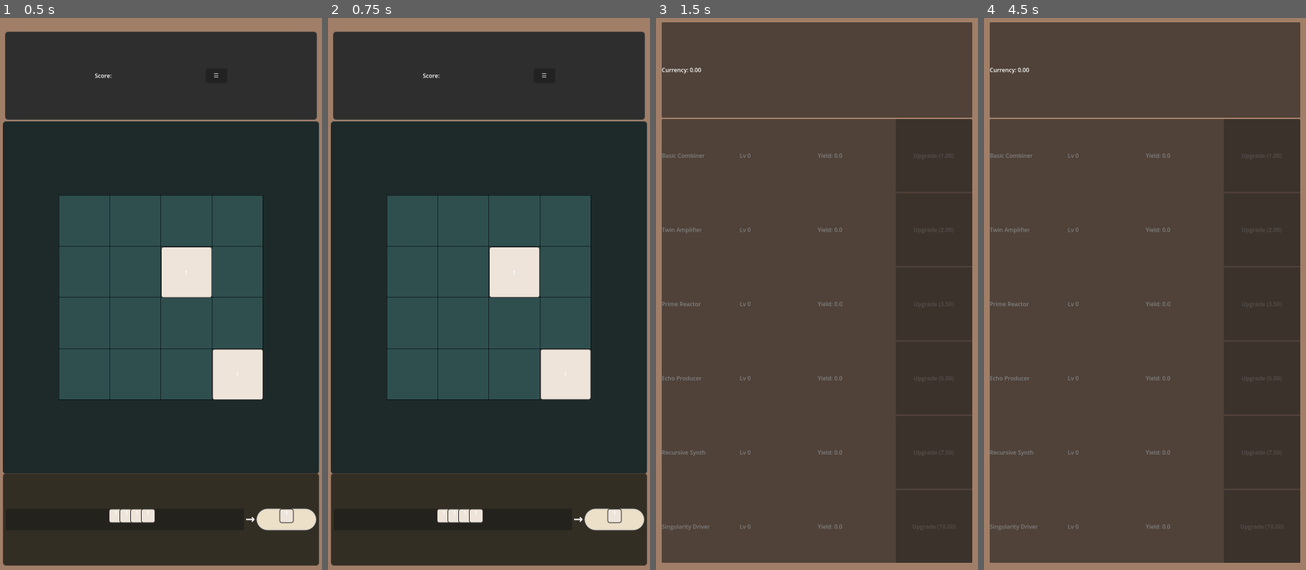
Above: before the commit, frames 1-4 (left to right).
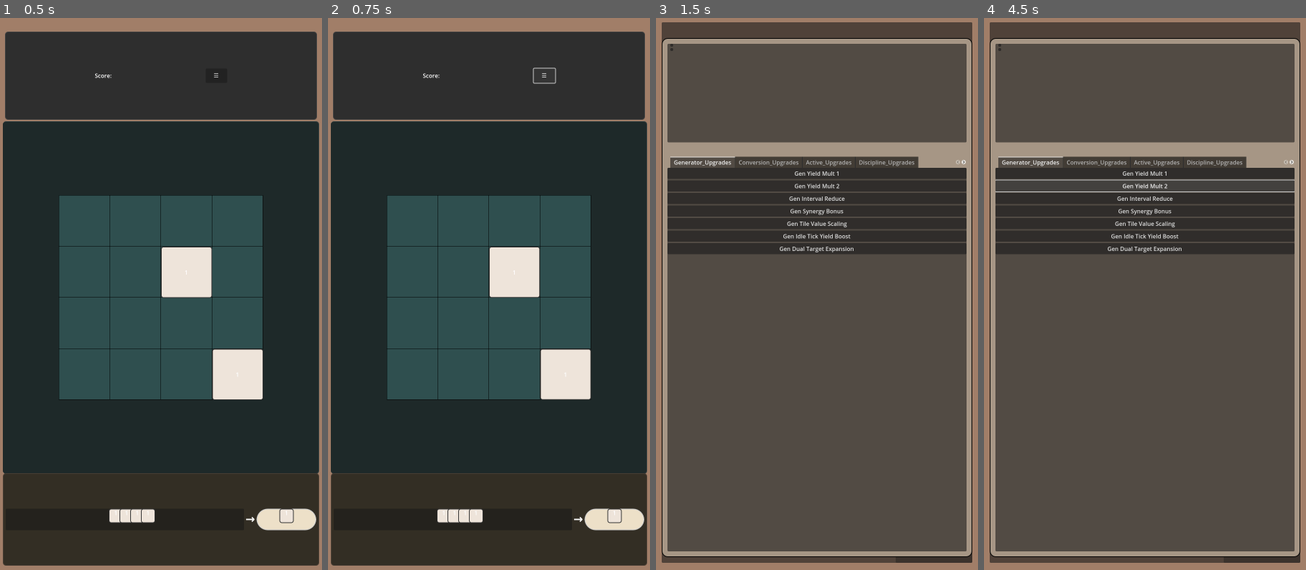
Above: after the commit, the same moments.

Repository: Griffinhale/2048_incremental_v.0.1
Game: Godot game, scene res://GameBoard.tscn
The game is run twice, just before and just after one commit, with the same random seed, the same clock (stepped at 60 frames per second) and the same inputs. The project has no main scene, so this scene is started directly.
Inputs (mouse positions are in pixels of both pictures, inside the frame that each line leads up to):
- Up to frame 1 (0.5 s): no input
- Up to frame 2 (0.75 s): click "☰" at 0.5 s
- Up to frame 3 (1.5 s): tap Enter at 1.25 s; hold W (show_upgrades, bound only after the commit) from 1.28 s (still down); hold Q (swap_screen) from 1.28 s (still down)
- Up to frame 4 (4.5 s): release W (show_upgrades, bound only after the commit) at 2 s; release Q (swap_screen) at 2 s; click (1000, 45) at 2.02 s; click (1000, 51) at 2.77 s; click (1145, 172) at 3.5 s, where only the run after the commit has a clickable "Gen Yield Mult 1"; click (1145, 183) at 4.25 s, where only the run after the commit has a clickable "Gen Yield Mult 2"

Frame 1 is identical in both runs. In frame 2, less than 0.1% of the frame differs, in the area x 63-71%, y 8-12%; in frame 3, 31%, in the area x 1-99%, y 3-98%; in frame 4, 30%.

Commit message:
before re-organizing directory

Diff:
--- a/GameBoard.tscn
+++ b/GameBoard.tscn
@@ -1,9 +1,10 @@
-[gd_scene load_steps=11 format=3 uid="uid://bw04bwuopdtai"]
+[gd_scene load_steps=12 format=3 uid="uid://bw04bwuopdtai"]
 
 [ext_resource type="Script" uid="uid://d0ww83e0cjjbr" path="res://game_ui_manager.gd" id="1_3fmbn"]
 [ext_resource type="Script" uid="uid://ddhocvt6e08ll" path="res://board_canvas.gd" id="2_ocn0r"]
 [ext_resource type="Script" uid="uid://bi8itfklc4565" path="res://queue_display.gd" id="3_3fmbn"]
 [ext_resource type="PackedScene" uid="uid://cy5jlc4dsmjkb" path="res://GeneratorPanel.tscn" id="4_3fmbn"]
+[ext_resource type="PackedScene" uid="uid://c2u2vsqack1g3" path="res://UpgradesPanel.tscn" id="5_p1wqh"]
 
 [sub_resource type="StyleBoxFlat" id="StyleBoxFlat_ocn0r"]
 bg_color = Color(0.737255, 0.556863, 0.443137, 0.752941)
@@ -300,20 +301,21 @@
 layout_mode = 2
 
 [node name="UpgradesMargins" type="MarginContainer" parent="."]
+visible = false
 layout_mode = 1
 anchors_preset = 15
 anchor_right = 1.0
 anchor_bottom = 1.0
 grow_horizontal = 2
 grow_vertical = 2
-
-[node name="MarginContainer" type="MarginContainer" parent="."]
-layout_mode = 1
-anchors_preset = 15
-anchor_right = 1.0
-anchor_bottom = 1.0
-grow_horizontal = 2
-grow_vertical = 2
+theme_override_constants/margin_left = 32
+theme_override_constants/margin_top = 92
+theme_override_constants/margin_right = 32
+theme_override_constants/margin_bottom = 92
+
+[node name="UpgradesPanel" parent="UpgradesMargins" instance=ExtResource("5_p1wqh")]
+visible = false
+layout_mode = 2
 
 [connection signal="game_over" from="GameMargins/GameBoard/BoardPanel/BoardContainer/BoardCanvas" to="ScreenManager" method="_on_board_canvas_game_over"]
 [connection signal="visibility_changed" from="IdleMargins/GeneratorPanel" to="IdleMargins/GeneratorPanel" method="_on_visibility_changed"]
--- /dev/null
+++ b/UpgradeButton.tscn
@@ -0,0 +1,10 @@
+[gd_scene format=3 uid="uid://bc3qdqk8c3wus"]
+
+[node name="UpgradeButton" type="Button"]
+offset_right = 8.0
+offset_bottom = 8.0
+
+[node name="UpgradeLabel" type="Label" parent="."]
+layout_mode = 0
+offset_right = 40.0
+offset_bottom = 23.0
--- a/UpgradesPanel.tscn
+++ b/UpgradesPanel.tscn
@@ -1,4 +1,22 @@
-[gd_scene format=3 uid="uid://c2u2vsqack1g3"]
+[gd_scene load_steps=3 format=3 uid="uid://c2u2vsqack1g3"]
+
+[ext_resource type="Script" uid="uid://dvuws0vs17ke1" path="res://upgrades_panel.gd" id="1_b04e6"]
+
+[sub_resource type="StyleBoxFlat" id="StyleBoxFlat_bo758"]
+bg_color = Color(0.651175, 0.589335, 0.520266, 1)
+border_width_left = 2
+border_width_top = 2
+border_width_right = 2
+border_width_bottom = 2
+border_color = Color(0, 0, 0, 1)
+corner_radius_top_left = 16
+corner_radius_top_right = 16
+corner_radius_bottom_right = 16
+corner_radius_bottom_left = 16
+expand_margin_left = 16.0
+expand_margin_top = 16.0
+expand_margin_right = 16.0
+expand_margin_bottom = 16.0
 
 [node name="UpgradesPanel" type="Control"]
 layout_mode = 3
@@ -9,59 +27,104 @@
 grow_vertical = 2
 size_flags_horizontal = 3
 size_flags_vertical = 3
+script = ExtResource("1_b04e6")
 
-[node name="TabContainer" type="TabContainer" parent="."]
+[node name="Background" type="Panel" parent="."]
 layout_mode = 1
 anchors_preset = 15
 anchor_right = 1.0
 anchor_bottom = 1.0
 grow_horizontal = 2
 grow_vertical = 2
+theme_override_styles/panel = SubResource("StyleBoxFlat_bo758")
+
+[node name="VBoxContainer" type="VBoxContainer" parent="."]
+layout_mode = 1
+anchors_preset = 15
+anchor_right = 1.0
+anchor_bottom = 1.0
+grow_horizontal = 2
+grow_vertical = 2
+theme_override_constants/separation = 40
+
+[node name="PanelContainer" type="PanelContainer" parent="VBoxContainer"]
+layout_mode = 2
+size_flags_vertical = 3
+
+[node name="HBoxContainer" type="HBoxContainer" parent="VBoxContainer/PanelContainer"]
+layout_mode = 2
+size_flags_vertical = 3
+
+[node name="CurrentRunStats" type="VBoxContainer" parent="VBoxContainer/PanelContainer/HBoxContainer"]
+layout_mode = 2
+
+[node name="MetaStats" type="VBoxContainer" parent="VBoxContainer/PanelContainer/HBoxContainer"]
+layout_mode = 2
+
+[node name="Resets" type="VBoxContainer" parent="VBoxContainer/PanelContainer/HBoxContainer"]
+layout_mode = 2
+
+[node name="Button" type="Button" parent="VBoxContainer/PanelContainer/HBoxContainer/Resets"]
+layout_mode = 2
+
+[node name="Button2" type="Button" parent="VBoxContainer/PanelContainer/HBoxContainer/Resets"]
+layout_mode = 2
+
+[node name="TabContainer" type="TabContainer" parent="VBoxContainer"]
+layout_mode = 2
+size_flags_vertical = 3
+size_flags_stretch_ratio = 4.0
 current_tab = 0
 
-[node name="Generator_Upgrades" type="ScrollContainer" parent="TabContainer"]
+[node name="Generator_Upgrades" type="ScrollContainer" parent="VBoxContainer/TabContainer"]
 layout_mode = 2
 metadata/_tab_index = 0
 
-[node name="VBoxContainer" type="VBoxContainer" parent="TabContainer/Generator_Upgrades"]
+[node name="VBoxContainer" type="VBoxContainer" parent="VBoxContainer/TabContainer/Generator_Upgrades"]
 layout_mode = 2
+size_flags_horizontal = 3
 
-[node name="Conversion_Upgrades" type="ScrollContainer" parent="TabContainer"]
+[node name="Conversion_Upgrades" type="ScrollContainer" parent="VBoxContainer/TabContainer"]
 visible = false
 layout_mode = 2
 metadata/_tab_index = 1
 
-[node name="VBoxContainer" type="VBoxContainer" parent="TabContainer/Conversion_Upgrades"]
+[node name="VBoxContainer" type="VBoxContainer" parent="VBoxContainer/TabContainer/Conversion_Upgrades"]
 layout_mode = 2
+size_flags_horizontal = 3
 
-[node name="Active_Upgrades" type="ScrollContainer" parent="TabContainer"]
+[node name="Active_Upgrades" type="ScrollContainer" parent="VBoxContainer/TabContainer"]
 visible = false
 layout_mode = 2
 metadata/_tab_index = 2
 
-[node name="VBoxContainer" type="VBoxContainer" parent="TabContainer/Active_Upgrades"]
+[node name="VBoxContainer" type="VBoxContainer" parent="VBoxContainer/TabContainer/Active_Upgrades"]
 layout_mode = 2
+size_flags_horizontal = 3
 
-[node name="Discipline_Upgrades" type="ScrollContainer" parent="TabContainer"]
+[node name="Discipline_Upgrades" type="ScrollContainer" parent="VBoxContainer/TabContainer"]
 visible = false
 layout_mode = 2
 metadata/_tab_index = 3
 
-[node name="VBoxContainer" type="VBoxContainer" parent="TabContainer/Discipline_Upgrades"]
+[node name="VBoxContainer" type="VBoxContainer" parent="VBoxContainer/TabContainer/Discipline_Upgrades"]
 layout_mode = 2
+size_flags_horizontal = 3
 
-[node name="Reset_Upgrades" type="ScrollContainer" parent="TabContainer"]
+[node name="Reset_Upgrades" type="ScrollContainer" parent="VBoxContainer/TabContainer"]
 visible = false
 layout_mode = 2
 metadata/_tab_index = 4
 
-[node name="VBoxContainer" type="VBoxContainer" parent="TabContainer/Reset_Upgrades"]
+[node name="VBoxContainer" type="VBoxContainer" parent="VBoxContainer/TabContainer/Reset_Upgrades"]
 layout_mode = 2
+size_flags_horizontal = 3
 
-[node name="Lore_Upgrades" type="ScrollContainer" parent="TabContainer"]
+[node name="Lore_Upgrades" type="ScrollContainer" parent="VBoxContainer/TabContainer"]
 visible = false
 layout_mode = 2
 metadata/_tab_index = 5
 
-[node name="VBoxContainer" type="VBoxContainer" parent="TabContainer/Lore_Upgrades"]
+[node name="VBoxContainer" type="VBoxContainer" parent="VBoxContainer/TabContainer/Lore_Upgrades"]
 layout_mode = 2
+size_flags_horizontal = 3
--- a/game_ui_manager.gd
+++ b/game_ui_manager.gd
@@ -4,14 +4,18 @@
 
 enum Screen {
 	GAME,
-	IDLE
+	IDLE,
+
 }
 
 var current_screen: Screen = Screen.GAME
 var current_ui_state := "gameplay"
+var showing_upgrades := false
 
 @onready var game_board := $"../GameMargins/GameBoard"
 @onready var idle_panel := $"../IdleMargins/GeneratorPanel"
+@onready var upgrade_margins := $"../UpgradesMargins"
+@onready var upgrade_panel := $"../UpgradesMargins/UpgradesPanel"
 @onready var idle_margins := $"../IdleMargins"
 @onready var to_idle_button := $"../GameMargins/GameBoard/TopBarPanel/GameOverBox/Buttons/IdleScreenSwap"
 @onready var play_again_button := $"../GameMargins/GameBoard/TopBarPanel/GameOverBox/Buttons/Restart"
@@ -52,10 +56,15 @@
 func _input(event):
 	if event.is_action_pressed("swap_screen"):
 		swap_screen()
+	if event.is_action_pressed("show_upgrades"):
+		toggle_upgrades()
+
+func toggle_upgrades():
+	showing_upgrades = !showing_upgrades
+	upgrade_margins.visible = !upgrade_margins.visible
+	upgrade_panel.visible = !upgrade_panel.visible
 
 func show_game_screen():
-	if !game_board:
-		return
 	game_board.visible = true
 	idle_panel.visible = false
 	idle_margins.visible = false
@@ -73,6 +82,8 @@
 		show_idle_screen()
 	else:
 		show_game_screen()
+	if showing_upgrades:
+		showing_upgrades = false
 
 func _on_play_again_pressed():
 	reset_to_gameplay()
--- a/project.godot
+++ b/project.godot
@@ -41,6 +41,11 @@
 "events": [Object(InputEventKey,"resource_local_to_scene":false,"resource_name":"","device":-1,"window_id":0,"alt_press …(192 unchanged characters)…
 ]
 }
+show_upgrades={
+"deadzone": 0.2,
+"events": [Object(InputEventKey,"resource_local_to_scene":false,"resource_name":"","device":-1,"window_id":0,"alt_pressed":false,"shift_pressed":false,"ctrl_pressed":false,"meta_pressed":false,"pressed":false,"keycode":0,"physical_keycode":87,"key_label":0,"unicode":119,"location":0,"echo":false,"script":null)
+]
+}
 
 [rendering]
 
--- a/upgrade_manager.gd
+++ b/upgrade_manager.gd
@@ -1,20 +1,58 @@
 extends Node
 # In UpgradeManager.gd or external .tres/.json/.gd resource
-var prestige_upgrades = {
-	"start_tile_2": {
-		"name": "Start with Tile 2",
-		"description": "Begin each board with a tile value of 2.",
-		"cost": 5,
-		"effect": {
-			"starting_tile": 2
-		}
-	},
-	"spawn_bias": {
-		"name": "Spawn Bias",
-		"description": "Reduce chance of spawning 1s.",
-		"cost": 10,
-		"effect": {
-			"spawn_bias": true
-		}
-	}
+var upgrades: Dictionary = {
+	"generators": [
+		{ "id": "gen_yield_mult_1", "cost": 100, "tier": 1, "effect": { "generator_yield_mult": 1.1 }, "scaling": { "type": "soft_cap", "cap": 3.0, "curve": "log" }},
+		{ "id": "gen_yield_mult_2", "cost": 250, "tier": 1, "effect": { "generator_yield_mult": 1.25 }},
+		{ "id": "gen_interval_reduce", "cost": 300, "tier": 1, "effect": { "generator_interval_mult": 0.9 }},
+		{ "id": "gen_synergy_bonus", "cost": 500, "tier": 2, "effect": { "generator_cross_synergy": 0.05 }},
+		{ "id": "gen_tile_value_scaling", "cost": 400, "tier": 2, "effect": { "tile_value_bonus_per_level": 0.05 }},
+		{ "id": "gen_idle_tick_yield_boost", "cost": 350, "tier": 2, "effect": { "generator_idle_yield_mult": 1.1 }},
+		{ "id": "gen_dual_target_expansion", "cost": 600, "tier": 3, "effect": { "generator_tile_target_count": 3 }, "keystone": true }
+	],
+
+	"conversion": [
+		{ "id": "conversion_formula_add", "cost": 0, "tier": 1, "effect": { "score_formula": "score + moves" }},
+		{ "id": "conversion_formula_mult", "cost": 300, "tier": 1, "effect": { "score_formula": "score * moves" }},
+		{ "id": "conversion_formula_log_root", "cost": 450, "tier": 2, "effect": { "score_formula": "log(score+1)*sqrt(moves)" }},
+		{ "id": "conversion_bonus_scaling", "cost": 500, "tier": 2, "effect": { "score_to_currency_multiplier": 1.2 }, "scaling": { "type": "linear_decay", "decay": 0.05 }},
+		{ "id": "conversion_generator_tile_boost", "cost": 350, "tier": 2, "effect": { "tile_currency_yield_from_gen_level": 1.0 }},
+		{ "id": "conversion_efficiency_curve_soften", "cost": 600, "tier": 3, "effect": { "conversion_soft_cap_threshold_add": 25 }, "keystone": true }
+	],
+
+	"active": [
+		{ "id": "move_currency_gain_add", "cost": 100, "tier": 1, "effect": { "currency_per_move_add": 0.05 }},
+		{ "id": "merge_yield_mult", "cost": 200, "tier": 1, "effect": { "currency_per_merge_mult": 1.15 }},
+		{ "id": "combo_move_bonus", "cost": 300, "tier": 2, "effect": { "combo_move_bonus_mult": 1.5 }},
+		{ "id": "spawn_tile_boost_on_click", "cost": 400, "tier": 2, "effect": { "tile_spawn_multiplier": 1.25 }},
+		{ "id": "tile_spawn_from_generator_strength", "cost": 500, "tier": 2, "effect": { "spawn_tile_value_bonus_per_gen_level": 0.5 }},
+		{ "id": "click_to_generate_tick", "cost": 600, "tier": 3, "effect": { "manual_generator_tick_on_click": true }, "keystone": true }
+	],
+
+	"discipline": [
+		{ "id": "low_move_bonus", "cost": 200, "tier": 1, "effect": { "bonus_if_moves_below": [30, 1.2] }},
+		{ "id": "prime_tile_only_mode", "cost": 300, "tier": 1, "effect": { "only_prime_tiles_yield": true }},
+		{ "id": "score_decay_resistance", "cost": 350, "tier": 2, "effect": { "score_decay_resist_percent": 0.2 }},
+		{ "id": "symmetry_bonus", "cost": 400, "tier": 2, "effect": { "bonus_if_symmetric_board": 1.25 }},
+		{ "id": "precision_score_target_bonus", "cost": 300, "tier": 2, "effect": { "bonus_if_score_mod_equals": [5, 0] }},
+		{ "id": "single_generator_bonus", "cost": 500, "tier": 3, "effect": { "bonus_if_one_generator_used": 1.5 }, "keystone": true }
+	],
+
+	"reset": [
+		{ "id": "prestige_start_currency_add", "cost": 250, "tier": 1, "effect": { "currency_on_reset_add": 50 }},
+		{ "id": "prestige_currency_mult_per_cycle", "cost": 400, "tier": 2, "effect": { "prestige_cycle_currency_mult_add": 0.1 }},
+		{ "id": "prestige_click_scaling", "cost": 500, "tier": 2, "effect": { "click_currency_gain_per_prestige": 0.01 }},
+		{ "id": "prestige_generator_autobuy", "cost": 600, "tier": 2, "effect": { "generator_autobuy_on_reset": true }},
+		{ "id": "prestige_inheritance_system", "cost": 700, "tier": 3, "effect": { "retain_generator_levels": 1 }, "keystone": true },
+		{ "id": "prestige_unlock_next_tileset", "cost": 500, "tier": 3, "effect": { "unlock_next_tileset_on_prestige": true }, "keystone": true }
+	],
+
+	"lore": [
+		{ "id": "queue_visible_length_add", "cost": 100, "tier": 1, "effect": { "queue_visible_count_add": 1 }},
+		{ "id": "tile_highlight_logic_enabled", "cost": 250, "tier": 1, "effect": { "tile_behavior_overlay": true }},
+		{ "id": "upgrade_panel_tooltips_on", "cost": 0, "tier": 1, "effect": { "tooltips_enabled": true }},
+		{ "id": "offline_earnings_enable", "cost": 450, "tier": 2, "effect": { "offline_earnings_enabled": true }},
+		{ "id": "codex_unlock_math_1", "cost": 100, "tier": 2, "effect": { "unlock_codex_entry": "math_intro" }},
+		{ "id": "generator_unlock_new_type", "cost": 300, "tier": 3, "effect": { "unlock_generator_type": "gen_6" }, "keystone": true }
+	]
 }
--- /dev/null
+++ b/upgrades_panel.gd
@@ -0,0 +1,42 @@
+extends Control
+
+@onready var upgrade_button_scene := preload("res://UpgradeButton.tscn")
+@onready var upgrade_containers := {
+	"generators": $VBoxContainer/TabContainer/Generator_Upgrades/VBoxContainer,
+	"conversion": $VBoxContainer/TabContainer/Conversion_Upgrades/VBoxContainer,
+	"active": $VBoxContainer/TabContainer/Active_Upgrades/VBoxContainer,
+	"discipline": $VBoxContainer/TabContainer/Discipline_Upgrades/VBoxContainer,
+	"reset": $VBoxContainer/TabContainer/Reset_Upgrades/VBoxContainer,
+	"lore": $VBoxContainer/TabContainer/Lore_Upgrades/VBoxContainer,
+}
+
+var upgrade_data := UpgradeManager.upgrades
+
+func _ready():
+	populate_upgrades()
+
+func populate_upgrades():
+	for category in upgrade_data.keys():
+		var container = upgrade_containers.get(category, null)
+		if not container:
+			continue
+		for upgrade in upgrade_data[category]:
+			var button = upgrade_button_scene.instantiate()
+			button.name = upgrade["id"]
+
+			var label_text = upgrade["id"].capitalize().replace("_", " ")
+			if "level" in upgrade and "max_level" in upgrade:
+				label_text += " (Lv %d/%d)" % [upgrade["level"], upgrade["max_level"]]
+			button.text = label_text
+
+			if upgrade.has("cost"):
+				button.tooltip_text = "Cost: %d" % upgrade["cost"]
+			elif upgrade.has("base_cost"):
+				button.tooltip_text = "Base Cost: %d" % upgrade["base_cost"]
+
+			button.pressed.connect(_on_upgrade_pressed.bind(category, upgrade["id"]))
+			container.add_child(button)
+
+func _on_upgrade_pressed(category: String, upgrade_id: String) -> void:
+	print("Upgrade clicked: %s from %s" % [upgrade_id, category])
+	# Call UpgradeManager here to apply it!
Not shown, added: upgrades_panel.gd.uid
